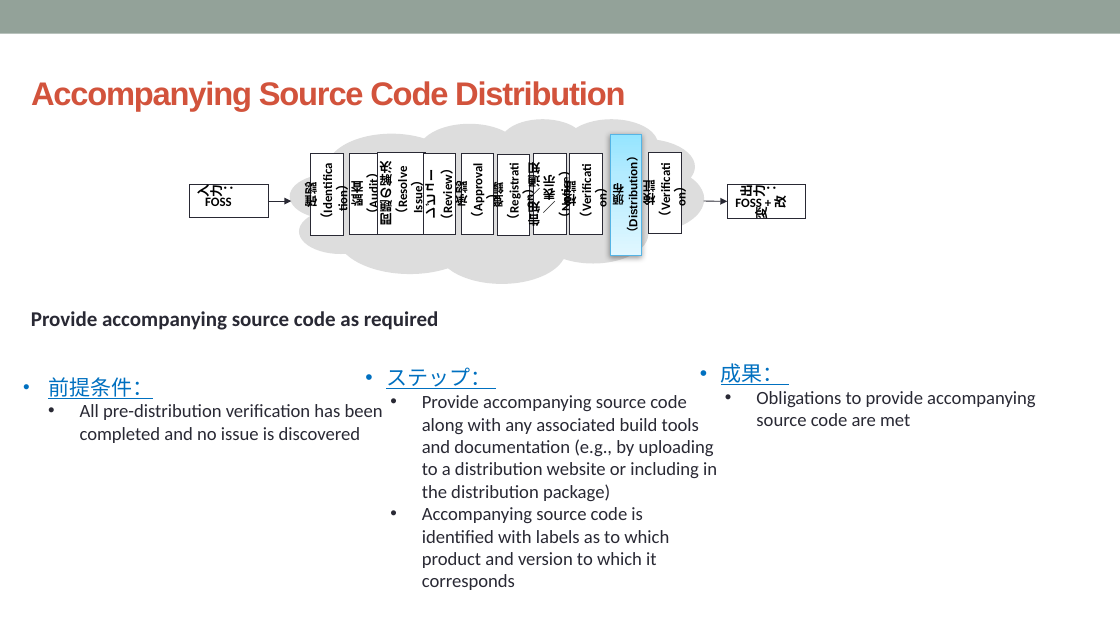
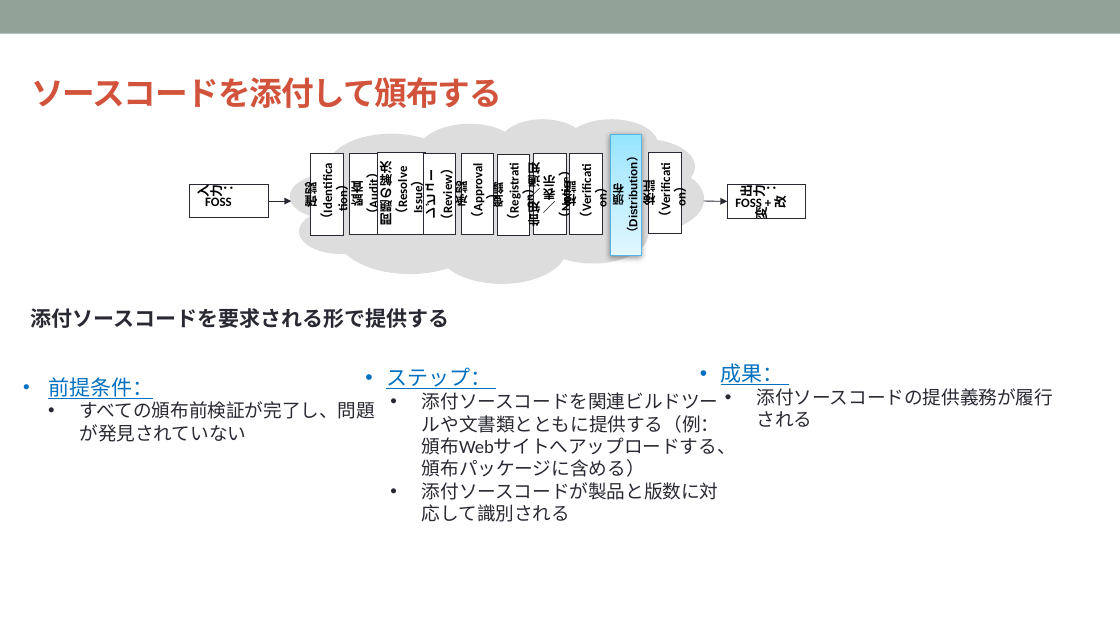
Before and after one commit to OpenChain-Project/Curriculum-Translation-JP, a slide deck: slide 62 of target/openchain-curriculum-release-2.pptx. Drawn at 1120x630 pixels with LibreOffice and Linux fonts; fonts in the diff are those of the drawing; background and template pictures are left out. Boxes give left, top, right and bottom in pixels: in the first picture for what was removed or moved away, otherwise in the second. Text is boxed around its words. In the diff, an @@ line names an element or a change of style, - is before the commit and + after.

```diff
--- a/target/openchain-curriculum-release-2.pptx
+++ b/target/openchain-curriculum-release-2.pptx
@@ text at (x1=31, y1=77, x2=502, y2=108): text changed @@
-Accompanying Source Code Distribution
+ソースコードを添付して頒布する
@@ text at (x1=31, y1=308, x2=450, y2=328): text changed @@
-Provide accompanying source code as required
+添付ソースコードを要求される形で提供する
@@ text at (x1=756, y1=388, x2=1053, y2=427): text changed @@
-• Obligations to provide accompanying source code are met
+• 添付ソースコードの提供義務が履行される
@@ text at (x1=80, y1=398, x2=376, y2=442): text changed @@
-• All pre-distribution verification has been completed and no issue is discovered
+• すべての頒布前検証が完了し、問題が発見されていない
@@ text at (x1=422, y1=392, x2=736, y2=522): text changed @@
-• Provide accompanying source code along with any associated build tools and documentation (e.g., by uploading to a distribution website or including in the distribution package)
-• Accompanying source code is identified with labels as to which product and version to which it corresponds
+• 添付ソースコードを関連ビルドツールや文書類とともに提供する（例：頒布Webサイトへアップロードする、頒布パッケージに含める）
+• 添付ソースコードが製品と版数に対応して識別される
```
Also in this commit, not shown: 7 other slides changed, 8 other files.
